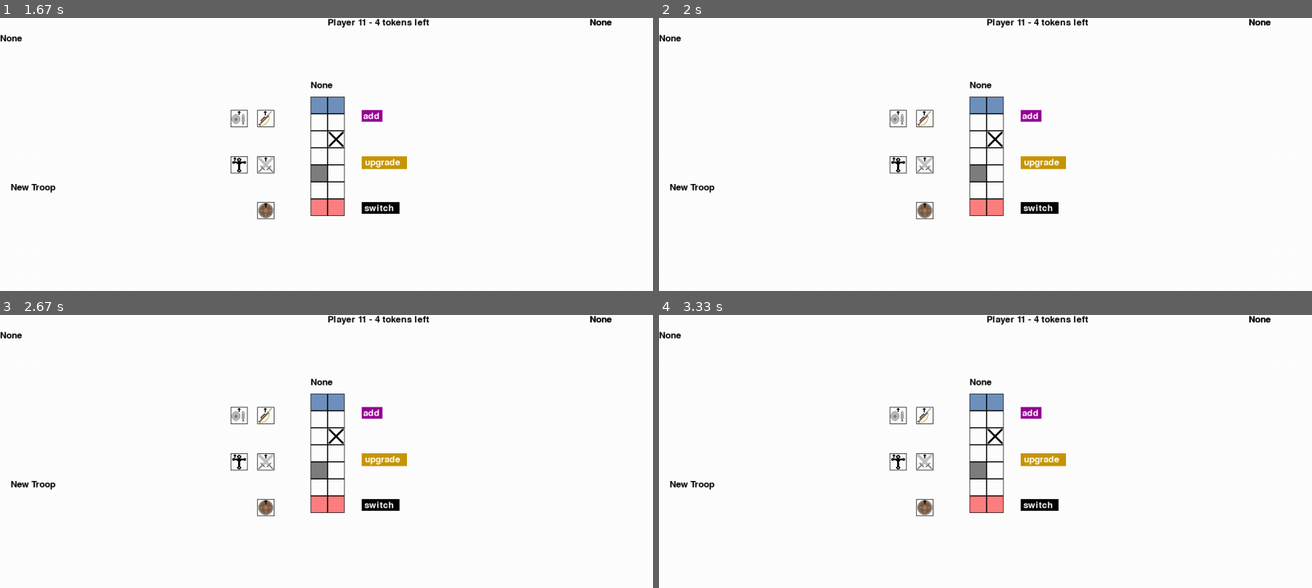
Above: before the commit, frames 1-4 (two rows, left to right).
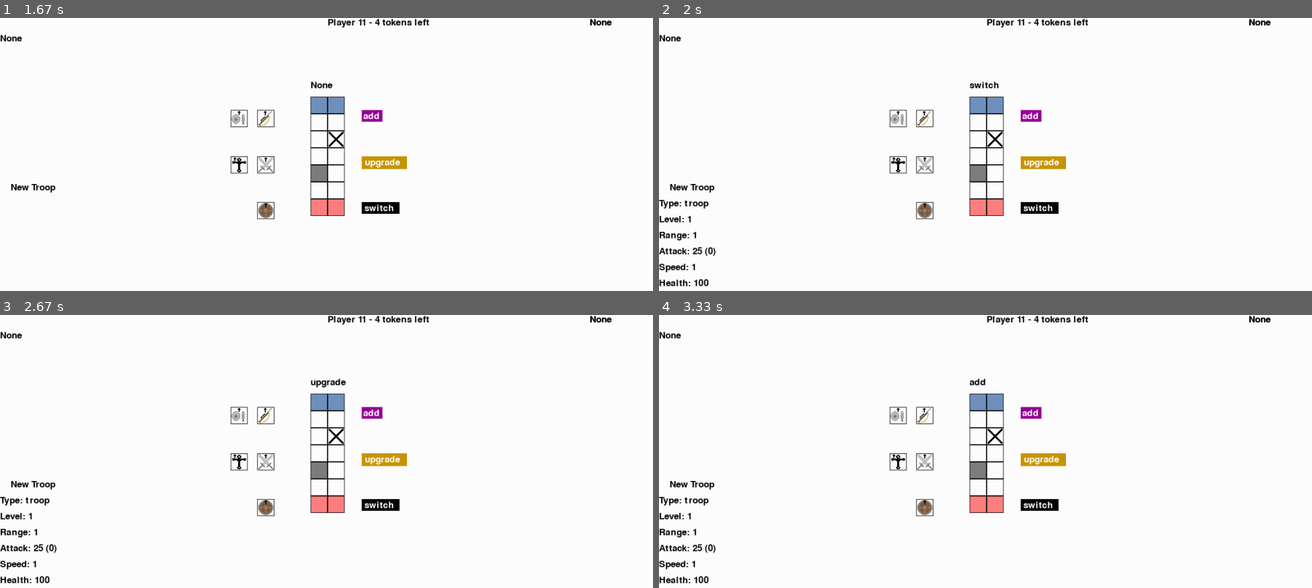
Above: after the commit, the same moments.

Repository: hornsbym/WarGame
Game: pygame game, started from Game.py
Same seed, same stepped clock (60 frames per second), same inputs: the game is played once before the commit and once after it.
Inputs:
- Up to frame 1 (1.67 s): click "PLAYER 1" at 0.38 s; tap 1 at 0.67 s; hold Right 1-1.47 s; click "TEST" at 1.6 s
- Up to frame 2 (2 s): hold 0 from 1.88 s (still down); hold A from 1.88 s (still down)
- Up to frame 3 (2.67 s): tap E at 2.03 s; release 0 at 2.42 s; release A at 2.42 s; hold A from 2.45 s (still down); tap 2 at 2.6 s
- Up to frame 4 (3.33 s): release A at 2.98 s; hold A from 3.02 s (still down); tap 1 at 3.17 s

Frame 1 is identical in both runs. In frame 2, 0.7% of the frame differs, in the area x 0-53%, y 23-99%; in frame 3, 0.7%; in frame 4, 0.7%.

Commit message:
Added keyboard commands and troop placement to setup stage.

Diff:
--- a/Game.py
+++ b/Game.py
@@ -260,6 +260,9 @@
 
     return abs(STARTING_TOKENS - tokens)
 
+
+### -------| Game Loops |------- ###
+
 def setupStage():
     """Determines dimensions of the game board, players' names, and eventually the player's army.
        Return a tuple containing (Board, Player1, Player2)."""
@@ -412,6 +415,31 @@
                     command = upgradeButton.getValue()
                 if switchButton.isClicked(coords) == True:
                     command = switchButton.getValue()
+
+            # Allows users the option to choose troops and actions via keystrokes.
+            if event.type == pg.KEYDOWN:
+                key = pg.key.get_pressed()
+
+                # Troops
+                if key[pg.K_a]:
+                    newTroop = Troop(tb.getValue())
+                if key[pg.K_r]:
+                    newTroop = Troop(rb.getValue())
+                if key[pg.K_w]:
+                    newTroop = Troop(sb.getValue())
+                if key[pg.K_e]:
+                    newTroop = Troop(kb.getValue())
+                if key[pg.K_q]:
+                    newTroop = Troop(hb.getValue())
+
+                # Actions
+                if key[pg.K_1]:
+                    command = addButton.getValue()
+                if key[pg.K_2]:
+                    command = upgradeButton.getValue()
+                if key[pg.K_0]:
+                    command = switchButton.getValue()
+
 
         # Clear previous screen, so it can be updated again.
         display.fill((255,255,255))
@@ -728,9 +756,7 @@
 
         pg.display.update(update_panels)
 
-
-
-        if pass_number % 60 == 0:
+        if pass_number % 30 == 0:
             timer_end = time.time()
             print("TIME:", timer_end - timer_start)
 
